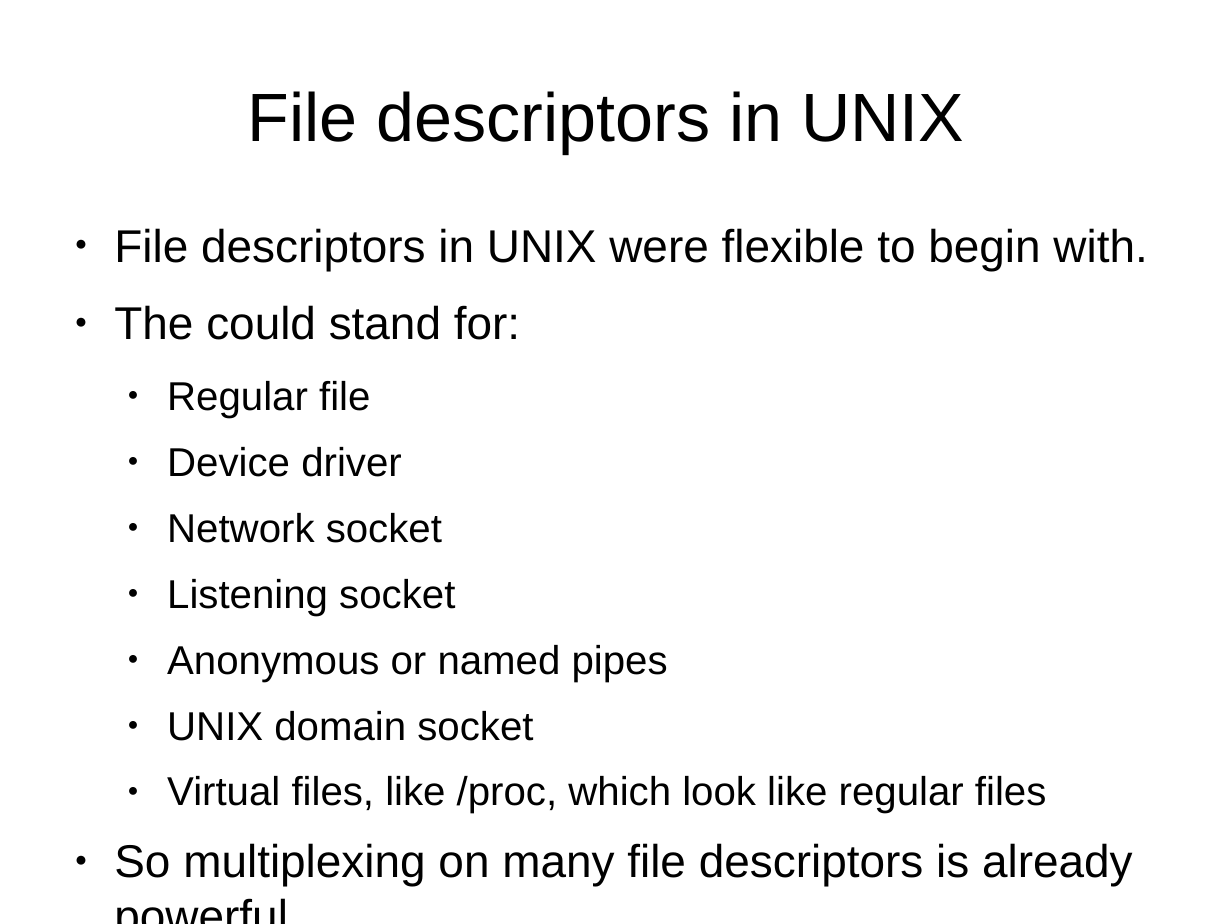
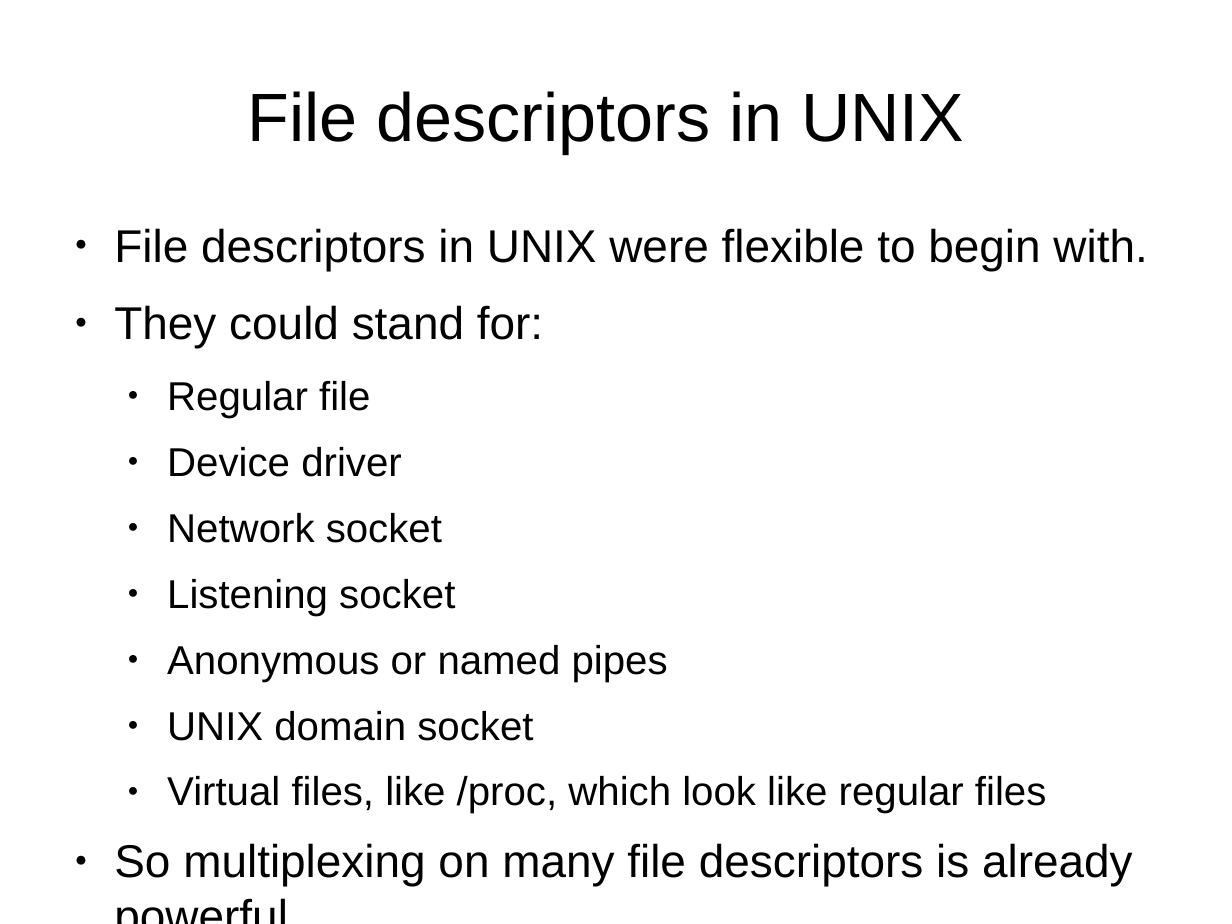
Before and after one commit to veltzer/demos-linux, a slide deck: slide 8 of doc/linux_multiplexing.odp. Drawn at 1232x924 pixels with LibreOffice and Linux fonts; fonts in the diff are those of the drawing. Boxes give left, top, right and bottom in pixels: in the first picture for what was removed or moved away, otherwise in the second. Text is boxed around its words. In the diff, an @@ line names an element or a change of style, - is before the commit and + after.

```diff
--- a/doc/linux_multiplexing.odp
+++ b/doc/linux_multiplexing.odp
@@ text at bbox=[114, 305, 543, 348]: text changed @@
-● The could stand for:
+● They could stand for:
```
Also in this commit, not shown: 2 other slides changed, 4 other files.
